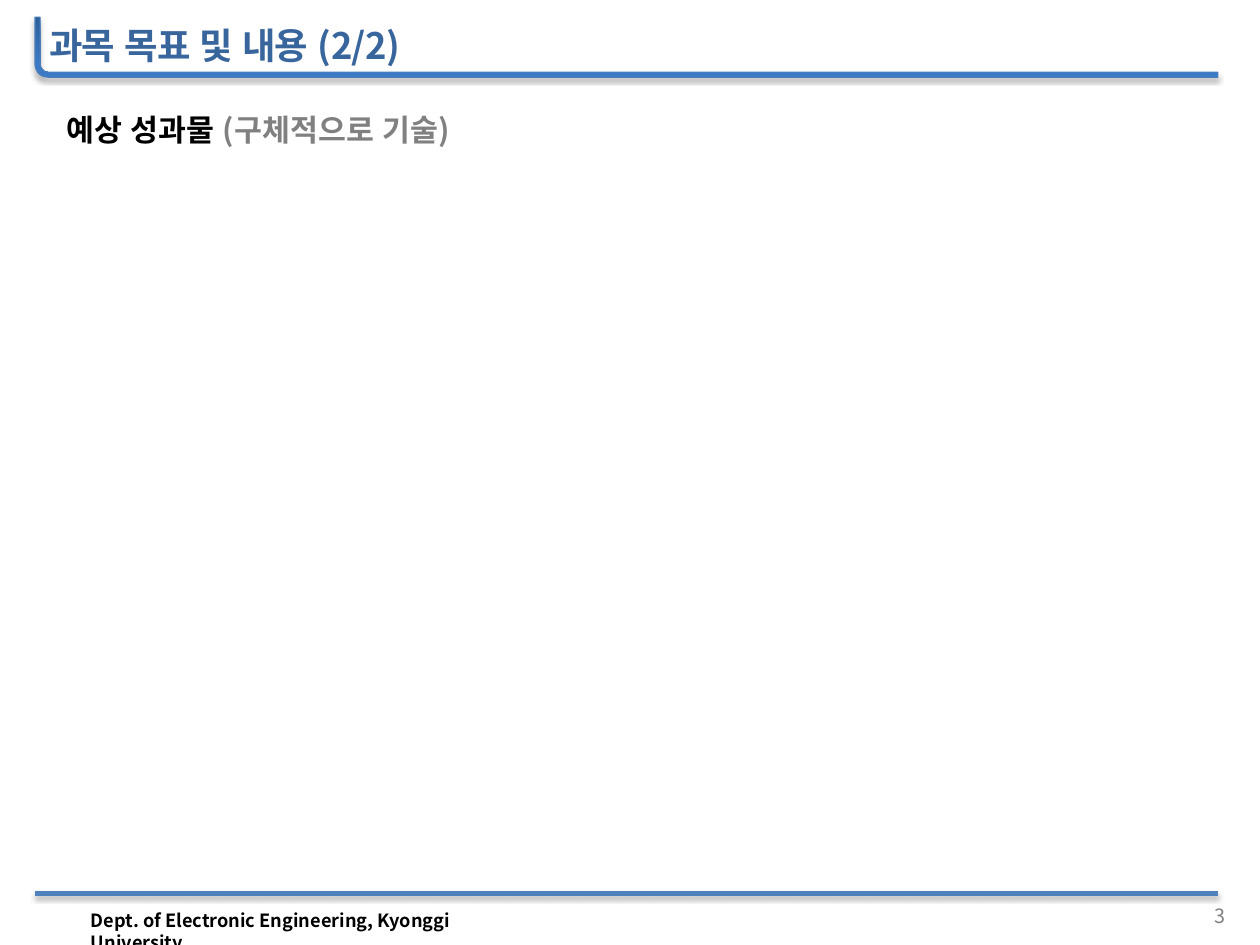
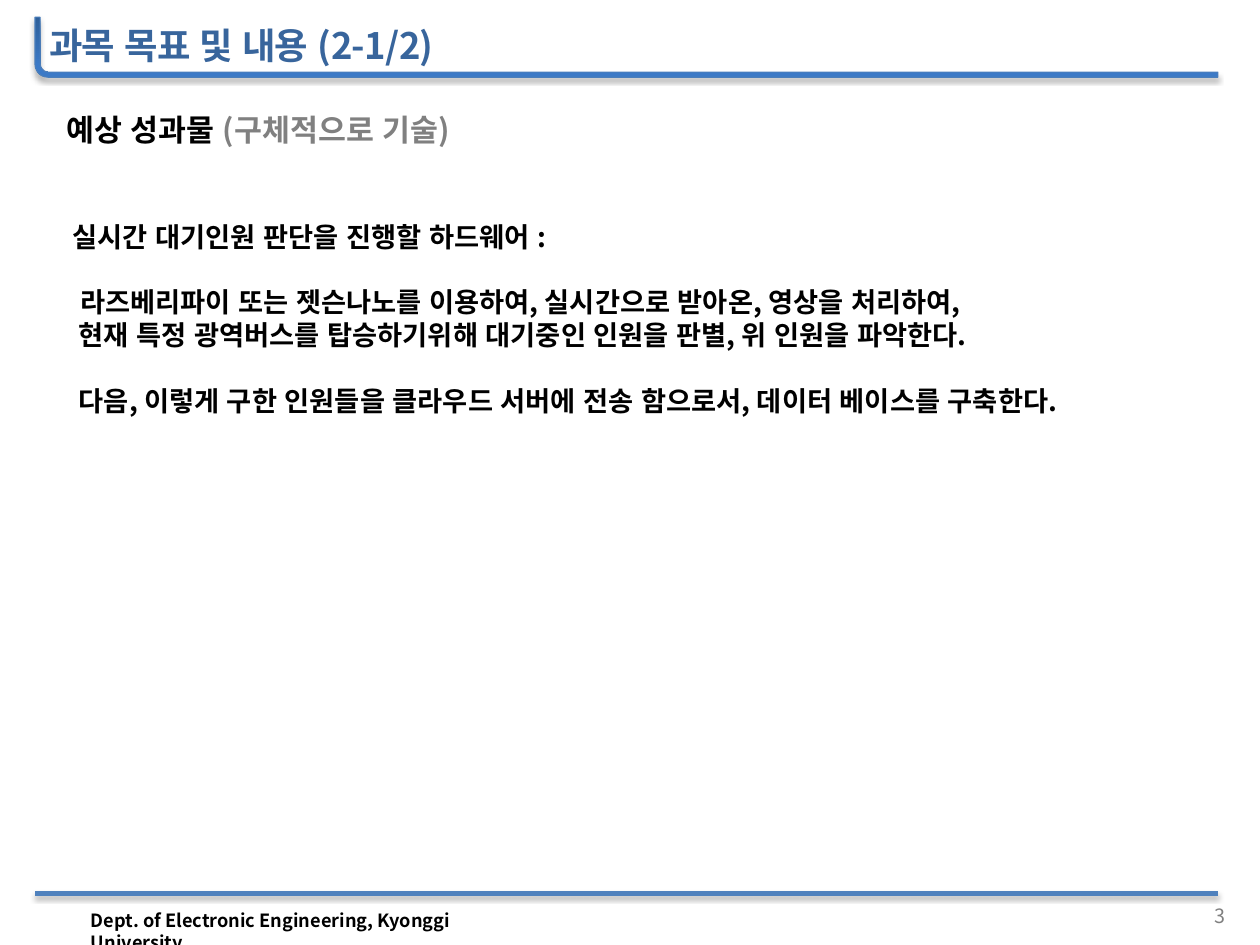
Before and after one commit to woojin1027/THE-FACO, a slide deck: slide 4 of 공학설계 자료/공학설계_중간보고_발표자료(양식).pptx. Drawn at 1260x945 pixels with LibreOffice and Linux fonts; fonts in the diff are those of the drawing; background and template pictures are left out. Boxes give left, top, right and bottom in pixels: in the first picture for what was removed or moved away, otherwise in the second. Text is boxed around its words. In the diff, an @@ line names an element or a change of style, - is before the commit and + after.

```diff
--- a/공학설계 자료/공학설계_중간보고_발표자료(양식).pptx
+++ b/공학설계 자료/공학설계_중간보고_발표자료(양식).pptx
@@ text at bbox=[49, 28, 434, 66]: text changed @@
-과목 목표 및 내용 (2/2)
+과목 목표 및 내용 (2-1/2)
@@ text added at bbox=[73, 224, 1057, 417], 18 pt, text #000000, bold @@
+실시간 대기인원 판단을 진행할 하드웨어 :
+라즈베리파이 또는 젯슨나노를 이용하여, 실시간으로 받아온, 영상을 처리하여,
+현재 특정 광역버스를 탑승하기위해 대기중인 인원을 판별, 위 인원을 파악한다.
+다음, 이렇게 구한 인원들을 클라우드 서버에 전송 함으로서, 데이터 베이스를 구축한다.
```
Also in this commit, not shown: 3 other slides changed, 2 slides added, 1 other file.
